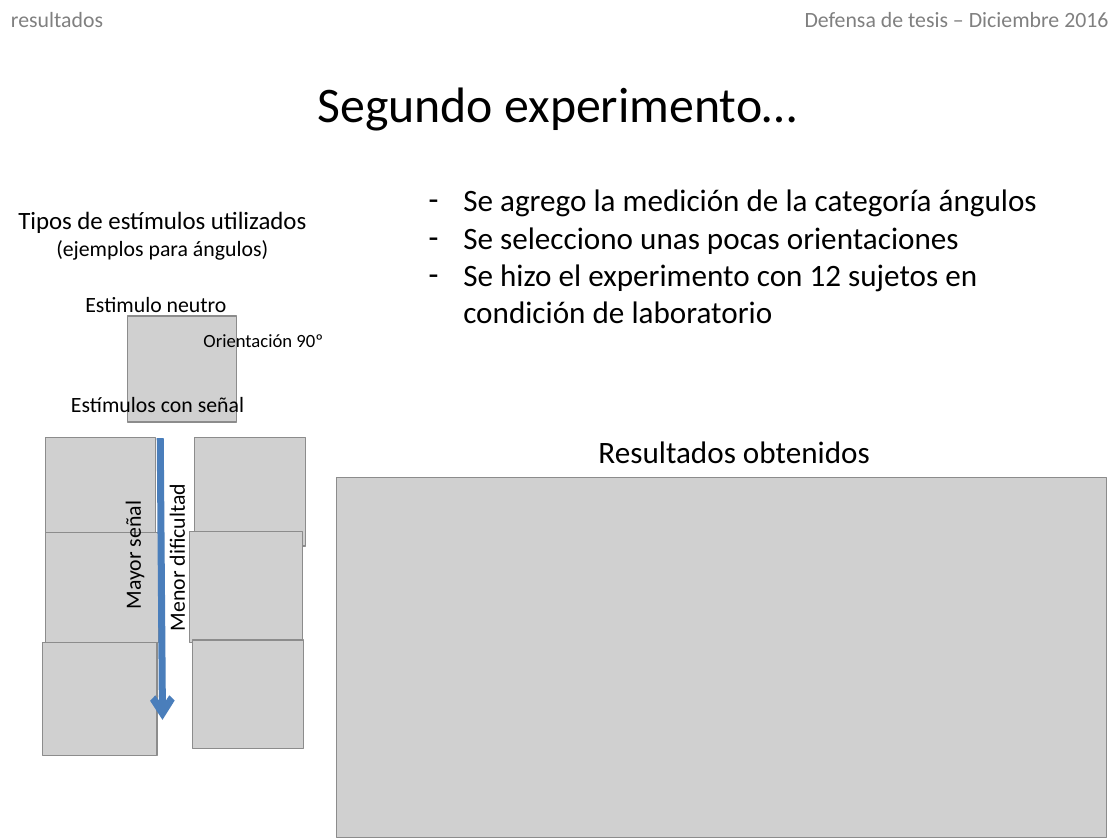
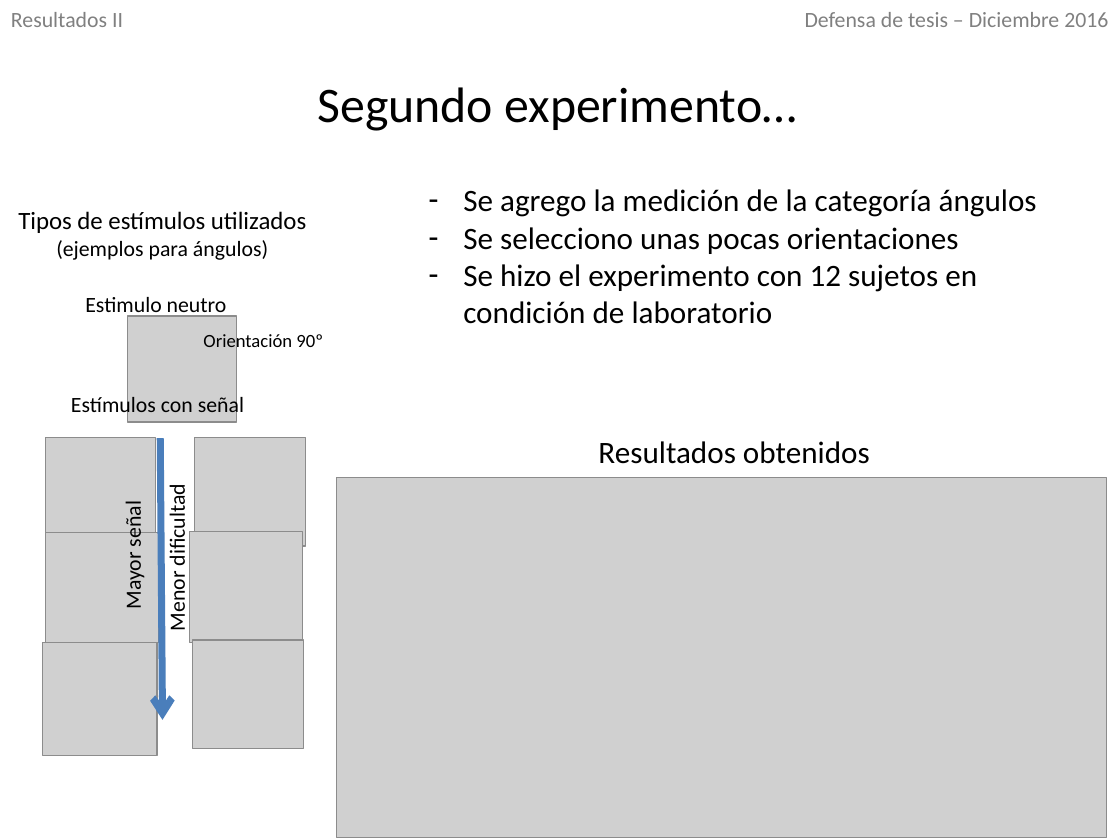
Before and after one commit to IoniUTDT/RedaccionTesis, a slide deck: slide 19 of Defensa/Defensa.pptx (slide 17 before the commit). Drawn at 1120x840 pixels with LibreOffice and Linux fonts; fonts in the diff are those of the drawing; grey boxes stand for pictures. Boxes give left, top, right and bottom in pixels: in the first picture for what was removed or moved away, otherwise in the second. Text is boxed around its words. In the diff, an @@ line names an element or a change of style, - is before the commit and + after.

```diff
--- a/Defensa/Defensa.pptx
+++ b/Defensa/Defensa.pptx
@@ text at [11, 12, 123, 27]: text changed @@
-resultados
+Resultados II
```
Also in this commit, not shown: 18 other slides changed, 14 slides added, 6 other files.
